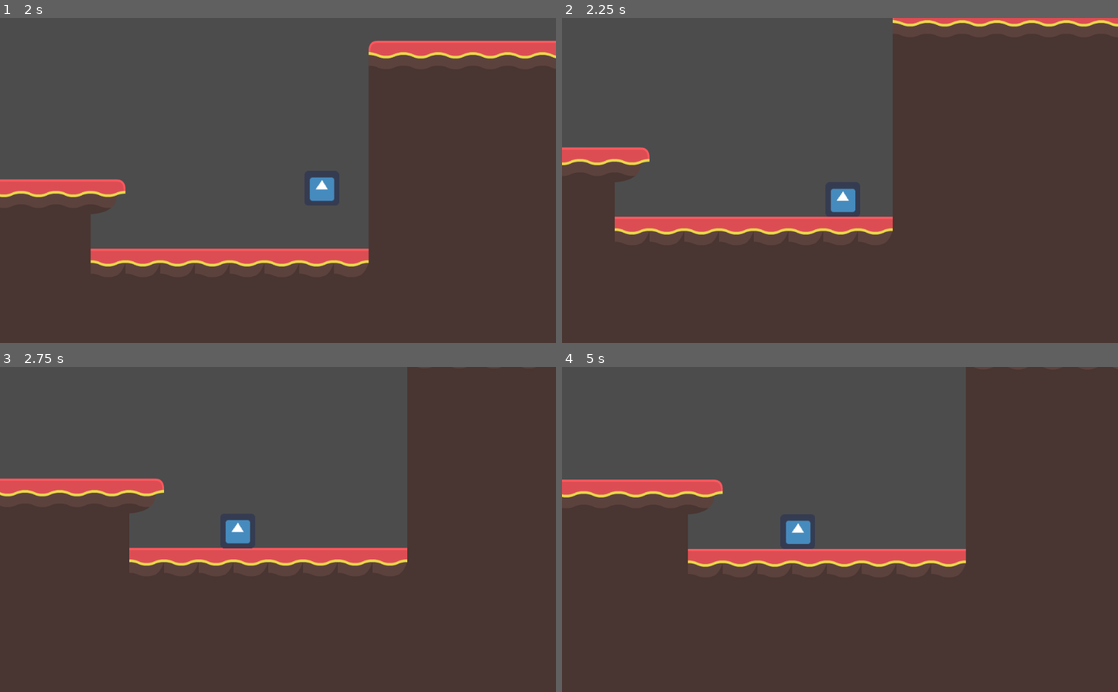
Above: before the commit, frames 1-4 (two rows, left to right).
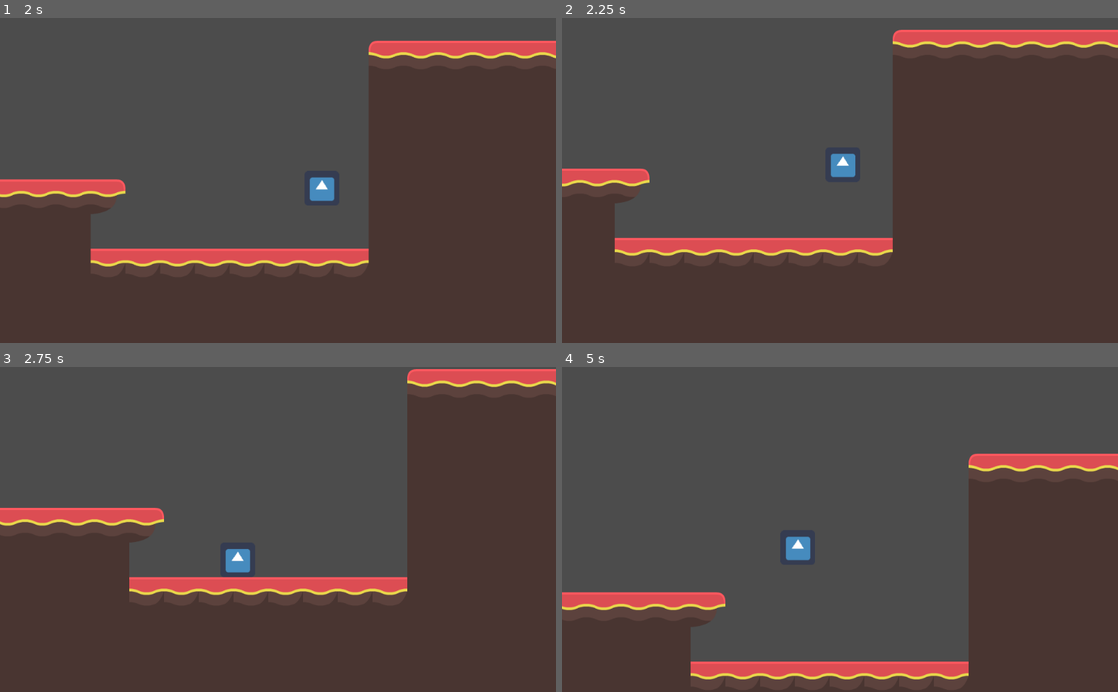
Above: after the commit, the same moments.

Repository: Lukas-VanDyke/Platformer-Prototype
Game: Godot game, scene res://Scenes/Room.tscn
Same seed, same stepped clock (60 frames per second), same inputs: the game is played once before the commit and once after it. The engine's default icon, where the game draws it, is replaced by a stand-in: a white triangle on a blue panel in a dark square.
Inputs (mouse positions are in pixels of both pictures, inside the frame that each line leads up to):
- Up to frame 1 (2 s): move the mouse to (400, 164) at 0.52 s; hold D (right) from 0.53 s (still down); tap Space (space) at 0.6, 1.55 s; move the mouse to (166, 196) at 1.27 s; click (166, 196) at 1.35 s
- Up to frame 2 (2.25 s): move the mouse to (895, 109) at 2.02 s; release D (right) at 2.03 s; hold A (left) from 2.03 s (still down); tap Space (space) at 2.1 s
- Up to frame 3 (2.75 s): keep holding A (left)
- Up to frame 4 (5 s): move the mouse to (812, 594) at 2.77 s; release A (left) at 2.78 s; hold D (right) 2.78-4.28 s; tap Space (space) at 2.85, 3.8, 4.35 s; move the mouse to (1006, 578) at 3.52 s; click (1006, 578) at 3.6 s; move the mouse to (673, 480) at 4.27 s; hold A (left) from 4.28 s (still down)

Frame 1 is identical in both runs. In frame 2, 10% of the frame differs, in the area x 0-100%, y 0-74%; in frame 3, 11%; in frame 4, 36%, in the area x 0-100%, y 0-97%.

Commit message:
Added double jump

Diff:
--- a/src/Scripts/PlayerController.gd
+++ b/src/Scripts/PlayerController.gd
@@ -18,6 +18,7 @@
 var leftWall = false
 
 var facingRight = true
+var doubleJumpUsed = false
 
 var wallJumpCount = 0
 
@@ -102,6 +103,9 @@
 func get_input():
 	VelocityCheck()
 
+	if is_on_floor() or is_on_wall():
+		doubleJumpUsed = false
+
 	if velocity.x < 0:
 		if velocity.x < (-1) * (movementSpeed / 10):
 			velocity.x += (movementSpeed / 10)
@@ -117,7 +121,7 @@
 		velocity.x -= movementSpeed / 5
 	if Input.is_action_pressed("right"):
 		velocity.x += movementSpeed / 5
-	if Input.is_action_just_pressed("space") and (is_on_floor() or is_on_wall()):
+	if Input.is_action_just_pressed("space") and (is_on_floor() or is_on_wall() or not doubleJumpUsed):
 		velocity.y = jumpSpeed
 		if rightWall:
 			velocity.x += (movementSpeed * 5)
@@ -127,6 +131,9 @@
 			velocity.x -= (movementSpeed * 5)
 			VelocityCheck()
 			wallJumpCount = 6
+
+		if (not is_on_floor() and not is_on_wall()):
+			doubleJumpUsed = true
 	if Input.is_action_just_released("space"):
 		if velocity.y < 0:
 			velocity.y += 300
